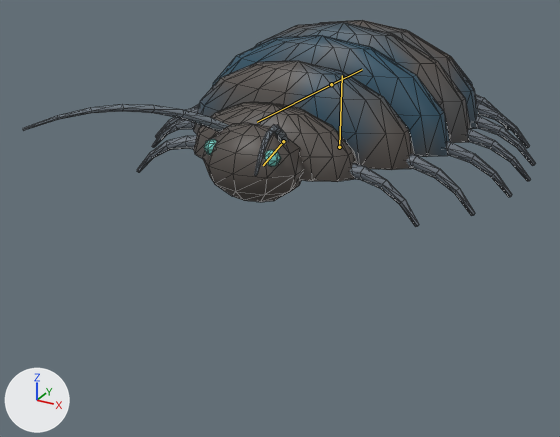
What one commit did to the glTF model assets/creatures/scuttler/scuttler.glb.
Before and after are seen from a camera (50 mm lens) standing at (0.669, -1.49, 0.542) and looking at (-0.029, -0.22, -0.093). Every picture has the same lights, and +X, +Y and +Z are marked at lower left. The older version comes first. The bones that change, and the others that lie on the model, are drawn over the model as lines. Mesh edges are drawn as thin lines.

Objects in the first picture: 'scuttler'.
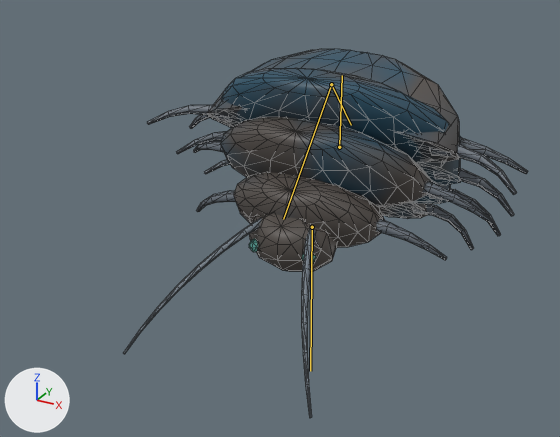
The newer file adds an action. The first version stands in its rest pose; the second is drawn at frame 4 of the action 'hit_b'.

Changed parts and their boxes [x1, y1, x2, y2] in the pictures (560 x 437 px):
'scuttler', posed (21% narrower, 78% taller)
    before: [23, 20, 535, 227]
    after: [123, 49, 528, 418]
bone 'front', root to tip
    before: (331, 84) to (257, 122)
    after: (331, 84) to (283, 219)
bone 'back', root to tip
    before: (331, 84) to (362, 69)
    after: (331, 84) to (351, 125)

The change in detail:
Bone 'front' (bone_front) turns from (0, 0, 0) to (-47, 0, 0) degrees about its own x, y and z.
Bone 'back' (bone_back) turns from (0, 0, 0) to (-47, 0, 0) degrees about its own x, y and z.
